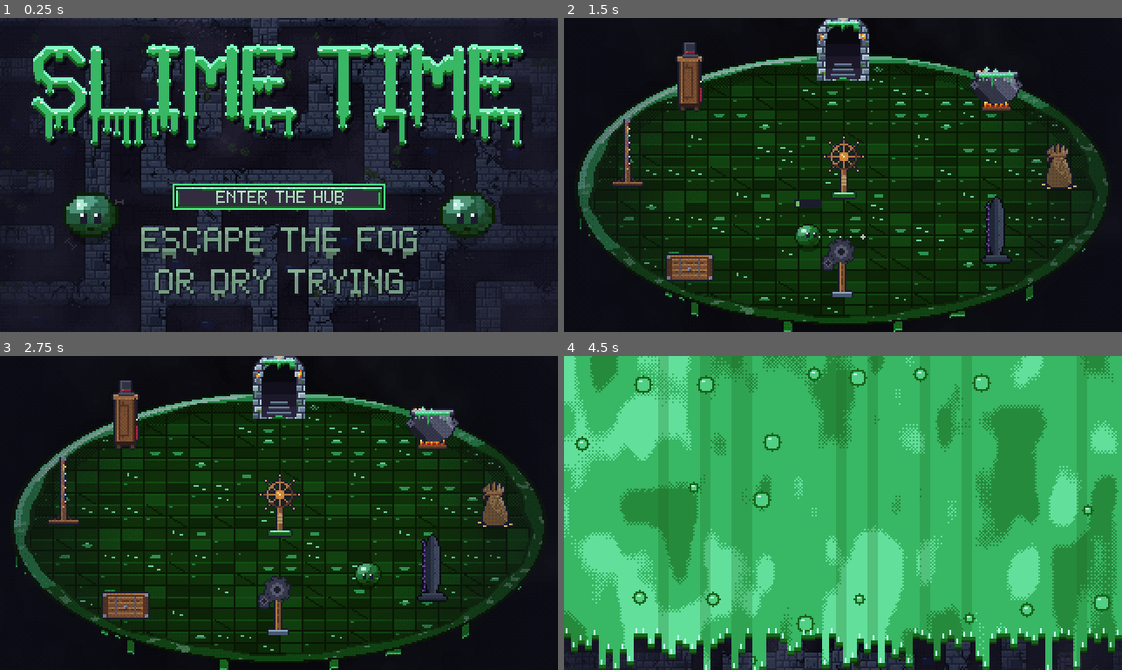
Above: before the commit, frames 1-4 (two rows, left to right).
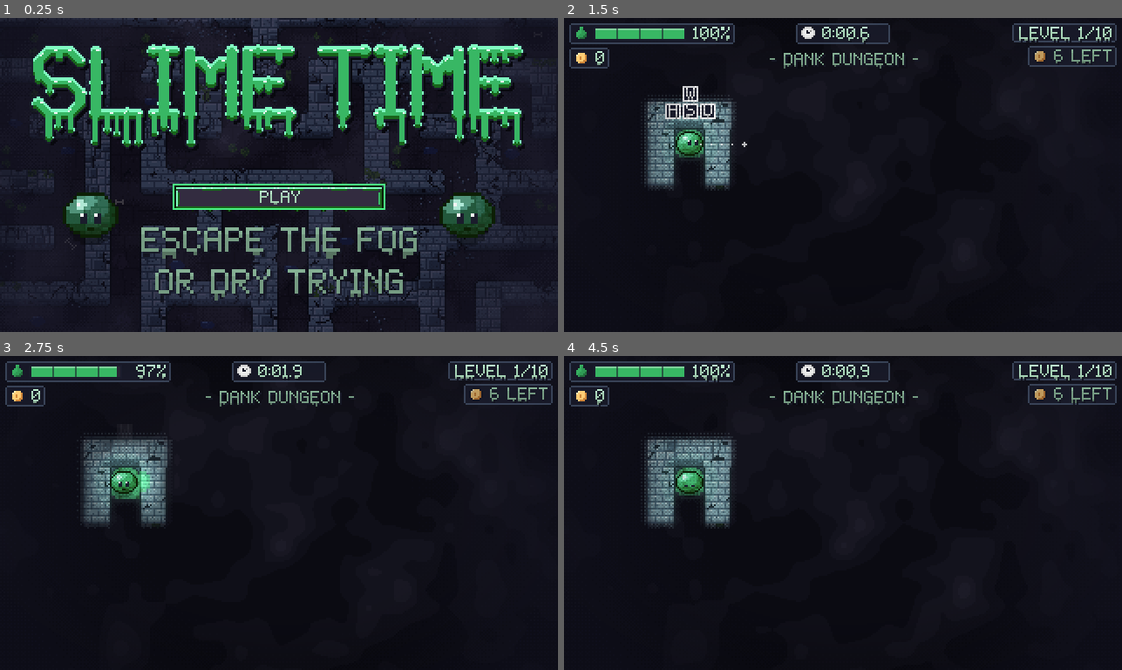
Above: after the commit, the same moments.

Repository: AveryBlue-GD/slime-time
Game: Godot game, scene res://scenes/title.tscn
The game is run twice, just before and just after one commit, with the same random seed, the same clock (stepped at 60 frames per second) and the same inputs.
Inputs (mouse positions are in pixels of both pictures, inside the frame that each line leads up to):
- Up to frame 1 (0.25 s): no input
- Up to frame 2 (1.5 s): click (843, 196) at 0.5 s, where only the run after the commit has a clickable "PLAY"; tap Enter at 1.25 s; move the mouse to (965, 159) at 1.27 s; hold D (move_right) from 1.28 s (still down); hold Space (jump) from 1.28 s (still down); click (965, 159) at 1.42 s
- Up to frame 3 (2.75 s): release D (move_right) at 2 s; release Space (jump) at 2 s; drag from (167, 528) to (251, 575) at 2.02 s
- Up to frame 4 (4.5 s): move the mouse to (898, 443) at 2.77 s; hold D (move_right) 2.78-3.5 s; hold Space (jump) 2.78-3.5 s; tap P at 2.85 s; click (843, 503) at 3.5 s, where only the run after the commit has a clickable "RESTART"; click (843, 534) at 4.25 s, where only the run before the commit has a clickable "ENTER THE HUB"

The runs differ from the first frame. In frame 1, 0.4% of the frame differs, in the area x 38-62%, y 55-60%; in frame 2, 52%; in frame 3, 52%; in frame 4, 96%, in the area x 0-100%, y 0-100%.

Commit message:
Flow phase 1A: faster retry, fresh save plays level 1, wordless L1-2 cues
Co-Authored-By: Claude Sonnet 5.5 <noreply@anthropic.com>

Diff:
--- a/scripts/game.gd
+++ b/scripts/game.gd
@@ -55,6 +55,8 @@
 const UPGRADES_SCENE := "res://scenes/upgrades.tscn"
 ## After a win, the replay / next buttons appear after this long (so a held key can't press one).
 const CHOICE_DELAY := 0.6
+## A dry-up offers its retry buttons sooner: failing should cost a moment, not a pause.
+const DRY_CHOICE_DELAY := 0.25
 ## The chalice fanfare plays about a third quieter than other sounds (-3.5 dB = 67% amplitude).
 const CHALICE_VOLUME_DB := -3.5
 ## Screen shake on a splat: lasts SHAKE_TIME, up to SHAKE_MAX px for a full-power leap.
@@ -244,6 +246,10 @@
 	restart_prompt.game = self
 	add_child(restart_prompt)
 	_put_on_hat()
+	if progress and not is_random() and not hard_mode and level <= TutorialCues.MAX_LEVEL:
+		var cues := TutorialCues.new()
+		cues.setup(self, slime, progress)
+		slime.add_child(cues)
 
 	var edge := (BORDER + EDGE_FOG) * TILE
 	camera.limit_left = -edge
@@ -959,7 +965,9 @@
 
 func _dry_up() -> void:
 	slime.play_dry_up()
-	_finish(false, "DRIED UP\nTHE MAZE WILL SHUFFLE" if is_random() else "DRIED UP", END_DELAY)
+	if progress and not is_random():
+		progress.dry_ups[level] = int(progress.dry_ups.get(level, 0)) + 1
+	_finish(false, "DRIED UP", END_DELAY)
 
 
 ## Freezes play and shows the result. When this is the running scene (not a test), records the
@@ -975,11 +983,9 @@
 	if not _is_running_scene():
 		return
 	if not did_win:
-		if progress and is_random():
-			progress.new_random_maze()
 		# The delay pauses with the game (false = not while paused), and the buttons are skipped
 		# if the player has left for the menu meanwhile.
-		await get_tree().create_timer(CHOICE_DELAY, false).timeout
+		await get_tree().create_timer(DRY_CHOICE_DELAY, false).timeout
 		if _is_running_scene() and not _leaving():
 			_offer_retry()
 		return
@@ -997,10 +1003,14 @@
 ## The buttons shown after drying up: try again, or go spend coins on upgrades first (the
 ## upgrades screen's PLAY button comes back here).
 func _offer_retry() -> void:
-	hud.show_choices([["NEW MAZE" if is_random() else "RESTART", retry], ["UPGRADES", go_to_upgrades]], 0)
-
-
-## Tries again: the same story level, or (the seed was already changed) a new random maze.
+	# RESTART has the focus: one press of SPACE / Enter / R tries the same maze again.
+	if is_random():
+		hud.show_choices([["RESTART", retry], ["NEW MAZE", play_next], ["UPGRADES", go_to_upgrades]], 0)
+	else:
+		hud.show_choices([["RESTART", retry], ["UPGRADES", go_to_upgrades]], 0)
+
+
+## Tries again: the same story level or the same random maze (a new one is the NEW MAZE button).
 func retry() -> void:
 	get_tree().reload_current_scene()
 
@@ -1071,8 +1081,10 @@
 			replay()
 		elif finished:
 			retry()  # the dry-up buttons already offer the upgrades
+		elif progress and not hard_mode and progress.coins() > 0:
+			restart_prompt.open()  # coins in hand: restart, or spend them on upgrades first
 		else:
-			restart_prompt.open()  # mid-run: restart, or spend coins on upgrades first
+			retry()  # nothing to spend (and no upgrades on hard mode): restart at once
 
 
 func _sfx(sound_name: String, volume_db := 0.0) -> void:
--- a/scripts/progress.gd
+++ b/scripts/progress.gd
@@ -7,6 +7,8 @@
 
 const MODE_STORY := "story"
 const MODE_RANDOM := "random"
+const TUTORIAL_MOVE := 1
+const TUTORIAL_LEAP := 2
 
 ## Remappable actions and their default (primary) keys. Movement also keeps the arrow keys
 ## as fixed secondary keys, so the game stays playable whatever gets remapped.
@@ -23,6 +25,10 @@
 var highest_unlocked := 1
 ## Number of story levels beaten so far (0-10). Also decides which skins are unlocked.
 var levels_cleared := 0
+## Bit set of wordless hints already used (TUTORIAL_MOVE / TUTORIAL_LEAP); saved, optional key.
+var tutorial_seen := 0
+## Dry-ups per story level since it was last cleared (not saved); drives the chalice beacon.
+var dry_ups := {}
 ## Story level the game scene loads next.
 var current_level := 1
 
@@ -179,6 +185,7 @@
 
 ## Takes everything from a save (the save file or a loaded save code).
 func _read(file: ConfigFile) -> void:
+	tutorial_seen = maxi(_int(file, "progress", "tutorial_seen", 0), 0)
 	levels_cleared = clampi(_int(file, "progress", "levels_cleared", 0), 0, Levels.COUNT)
 	highest_unlocked = clampi(_int(file, "progress", "highest_unlocked", 1), 1, Levels.COUNT)
 	current_level = clampi(_int(file, "progress", "current_level", 1), 1, highest_unlocked)
@@ -281,6 +288,7 @@
 	file.set_value("progress", "highest_unlocked", highest_unlocked)
 	file.set_value("progress", "current_level", current_level)
 	file.set_value("progress", "randoms_won", randoms_won)
+	file.set_value("progress", "tutorial_seen", tutorial_seen)
 	file.set_value("skin", "selected", selected_skin)
 	file.set_value("skin", "custom_color", custom_color)
 	file.set_value("skin", "jelly", jelly)
@@ -347,9 +355,25 @@
 	if hard_mode and not level in hard_cleared:
 		hard_cleared.append(level)
 	levels_cleared = maxi(levels_cleared, level)
+	dry_ups.erase(level)
 	highest_unlocked = maxi(highest_unlocked, mini(level + 1, Levels.COUNT))
 	current_level = level + 1 if level < Levels.COUNT else 1
 	save_progress()
+
+
+## True until the first chalice: the title goes straight into level 1 and the hub waits.
+func is_fresh_save() -> bool:
+	return levels_cleared == 0 and randoms_won == 0 and hard_cleared.is_empty()
+
+
+func has_seen_tutorial(bit: int) -> bool:
+	return tutorial_seen & bit != 0
+
+
+func mark_tutorial_seen(bit: int) -> void:
+	if not has_seen_tutorial(bit):
+		tutorial_seen |= bit
+		save_progress()
 
 
 func start_story(level: int) -> void:
--- /dev/null
+++ b/scripts/tutorial_cues.gd
@@ -0,0 +1,157 @@
+class_name TutorialCues
+extends Node2D
+
+## Wordless teaching for the first two story levels, drawn above the slime on whole pixels:
+## - a pulsing input glyph (the real keys, or a d-pad on touch screens) until the first move, and
+##   a SPACE / JUMP key once the slime has wandered a while without ever leaping; each fades on
+##   first use and never comes back (saved in Progress.tutorial_seen)
+## - a faint gold chevron pointing toward the chalice, after the slime has stood still for a
+##   while or after a dry-up on this level; it vanishes once the chalice is in view
+## Not used on hard mode or the randomizer. A child of the slime, so it follows it.
+
+const MAX_LEVEL := 2
+const IDLE_FOR_BEACON := 6.0
+const WANDER_FOR_LEAP := 48.0
+const LEAP_PAUSE := 1.0
+const FADE_SPEED := 3.0
+const KEY := 9.0
+const KEY_FILL := Color8(26, 28, 44)
+const KEY_EDGE := Color8(244, 244, 244)
+const GOLD := Color8(255, 205, 117)
+const BEACON_DISTANCE := 26.0
+
+var game: Node
+var slime: Slime
+var progress: Node
+var move_alpha := 0.0
+var leap_alpha := 0.0
+var beacon_alpha := 0.0
+var idle := 0.0
+var wandered := 0.0
+var _last := Vector2.ZERO
+var _time := 0.0
+var _moved := false
+var _leapt := false
+
+
+func setup(game_node: Node, slime_node: Slime, progress_node: Node) -> void:
+	game = game_node
+	slime = slime_node
+	progress = progress_node
+	z_index = 1
+	_moved = progress.has_seen_tutorial(Progress.TUTORIAL_MOVE)
+	_leapt = progress.has_seen_tutorial(Progress.TUTORIAL_LEAP)
+	_last = slime.position
+
+
+func _process(delta: float) -> void:
+	_time += delta
+	var moved := slime.position.distance_to(_last)
+	_last = slime.position
+	if game.finished:
+		moved = 0.0
+	if moved > 0.2:
+		idle = 0.0
+		wandered += moved
+		if not _moved:
+			_moved = true
+			progress.mark_tutorial_seen(Progress.TUTORIAL_MOVE)
+	else:
+		idle += delta
+	if not _leapt and slime.state != Slime.State.GLIDE and slime.state != Slime.State.STUNNED:
+		_leapt = true
+		progress.mark_tutorial_seen(Progress.TUTORIAL_LEAP)
+	var live: bool = not game.finished
+	move_alpha = move_toward(move_alpha, 1.0 if live and not _moved else 0.0, delta * FADE_SPEED)
+	var want_leap: bool = live and _moved and not _leapt and wandered >= WANDER_FOR_LEAP and idle >= LEAP_PAUSE
+	leap_alpha = move_toward(leap_alpha, 1.0 if want_leap else 0.0, delta * FADE_SPEED)
+	beacon_alpha = move_toward(beacon_alpha, 1.0 if live and _beacon_wanted() else 0.0, delta * FADE_SPEED * 0.5)
+	if move_alpha > 0.0 or leap_alpha > 0.0 or beacon_alpha > 0.0:
+		queue_redraw()
+
+
+func _beacon_wanted() -> bool:
+	if game.chalice.visible:
+		return false
+	return idle >= IDLE_FOR_BEACON or int(progress.dry_ups.get(game.level, 0)) > 0
+
+
+func _touch() -> bool:
+	return game.touch_controls.visible
+
+
+func _draw() -> void:
+	var bob := -1.0 if fmod(_time, 0.9) < 0.45 else 0.0  # a stepped 1 px pulse
+	if move_alpha > 0.0:
+		var top := Vector2(0, -33 + bob)
+		if _touch():
+			_draw_dpad(top + Vector2(0, 6), move_alpha)
+		else:
+			_draw_wasd(top, move_alpha)
+	if leap_alpha > 0.0:
+		var spot := Vector2(0, -23 + bob)
+		_draw_key(spot, "JUMP" if _touch() else _key_text("jump", "SPACE"), 29.0, leap_alpha)
+	if beacon_alpha > 0.0:
+		_draw_beacon(beacon_alpha * (0.7 if bob < 0.0 else 0.5))
+
+
+func _draw_wasd(top: Vector2, alpha: float) -> void:
+	var step := KEY + 1.0
+	_draw_key(top + Vector2(0, 0), _key_text("move_up", "W"), KEY, alpha)
+	_draw_key(top + Vector2(-step, step), _key_text("move_left", "A"), KEY, alpha)
+	_draw_key(top + Vector2(0, step), _key_text("move_down", "S"), KEY, alpha)
+	_draw_key(top + Vector2(step, step), _key_text("move_right", "D"), KEY, alpha)
+
+
+## A plus-shaped d-pad of four arrowheads (touch screens: the joystick takes any direction).
+func _draw_dpad(center: Vector2, alpha: float) -> void:
+	var color := Color(KEY_EDGE, alpha)
+	for dir: Vector2 in [Vector2.UP, Vector2.DOWN, Vector2.LEFT, Vector2.RIGHT]:
+		_draw_arrow((center + dir * 7.0).round(), dir, color)
+	draw_rect(Rect2(center.round() - Vector2.ONE, Vector2(3, 3)), color)
+
+
+func _draw_arrow(tip_center: Vector2, dir: Vector2, color: Color) -> void:
+	var side := Vector2(dir.y, dir.x).abs()  # perpendicular, kept positive
+	for i in 3:  # three rows, widest at the base
+		var back := tip_center - dir * float(2 - i)
+		var half := float(i)
+		draw_rect(Rect2((back - side * half).round(), Vector2.ONE + side * (half * 2.0)), color)
+
+
+func _draw_key(center_top: Vector2, text: String, width: float, alpha: float) -> void:
+	var rect := Rect2((center_top - Vector2(floorf(width / 2.0), 0.0)).round(), Vector2(width, KEY))
+	draw_rect(rect, Color(KEY_EDGE, alpha))
+	draw_rect(rect.grow(-1.0), Color(KEY_FILL, alpha))
+	var center := rect.position + rect.size / 2.0
+	match text:
+		"UP", "DOWN", "LEFT", "RIGHT":
+			var dir := {"UP": Vector2.UP, "DOWN": Vector2.DOWN, "LEFT": Vector2.LEFT, "RIGHT": Vector2.RIGHT}[text] as Vector2
+			_draw_arrow(center.floor() + dir, dir, Color(KEY_EDGE, alpha))
+		_:
+			var font := ThemeDB.fallback_font
+			draw_string(font, Vector2(rect.position.x, rect.position.y + 7.0), text, HORIZONTAL_ALIGNMENT_CENTER, width, 8, Color(KEY_EDGE, alpha))
+
+
+## The label of the key bound to an action ("W", "SPACE", "UP"...), or the default.
+func _key_text(action: String, fallback: String) -> String:
+	for event in InputMap.action_get_events(action):
+		if event is InputEventKey:
+			var code: Key = event.physical_keycode if event.physical_keycode != KEY_NONE else event.keycode
+			var label := OS.get_keycode_string(code).to_upper()
+			return label if label != "" else fallback
+	return fallback
+
+
+## A small gold chevron on the straight line toward the chalice (not along the path).
+func _draw_beacon(alpha: float) -> void:
+	var dir: Vector2 = (game.chalice.position - slime.position).normalized()
+	if dir == Vector2.ZERO:
+		return
+	var perp := Vector2(-dir.y, dir.x)
+	var center := dir * BEACON_DISTANCE
+	var tip := (center + dir * 3.0).round()
+	var left := (center - dir * 2.0 + perp * 3.0).round()
+	var right := (center - dir * 2.0 - perp * 3.0).round()
+	draw_colored_polygon(PackedVector2Array([tip, right, left]), Color(GOLD, alpha))
+	draw_rect(Rect2((center - dir * 6.0).round(), Vector2.ONE), Color(GOLD, alpha * 0.8))
--- a/scripts/ui/title.gd
+++ b/scripts/ui/title.gd
@@ -32,7 +32,9 @@
 			add_child(hat)
 			hat.setup(Progress.selected_hat, preview)
 
-	enter_button = UIKit.make_button("ENTER THE HUB", _enter, Vector2(120, 13))
+	# A fresh save plays level 1 right away; the hub opens up once the first chalice is won.
+	var fresh: bool = Progress.is_fresh_save()
+	enter_button = UIKit.make_button("PLAY" if fresh else "ENTER THE HUB", _play if fresh else _enter, Vector2(120, 13))
 	enter_button.position = Vector2(100, 96)
 	add_child(enter_button)
 	enter_button.grab_focus()
@@ -48,3 +50,9 @@
 
 func _enter() -> void:
 	UIKit.go(get_tree(), UIKit.HUB_SCENE)
+
+
+## First launch: straight into level 1.
+func _play() -> void:
+	Progress.start_story(1)
+	UIKit.go(get_tree(), UIKit.GAME_SCENE)
--- /dev/null
+++ b/tests/demo_cues.gd
@@ -0,0 +1,25 @@
+extends Node
+
+## Screenshot scenario: level 1's wordless teaching. Frame 30 shows the input glyph; with
+## `--beacon` the slime has idled (and dried up once), so the chalice beacon shows too.
+## ./tools/screenshot.sh --frames 120 --scene res://tests/demo_cues.tscn [--beacon]
+
+var game: Node2D
+var frame := 0
+
+
+func _ready() -> void:
+	var progress := get_node("/root/Progress")
+	progress.saving_enabled = false
+	progress.tutorial_seen = 0
+	game = preload("res://scenes/main.tscn").instantiate()
+	game.level = 1
+	get_tree().root.add_child.call_deferred(game)
+
+
+func _physics_process(_delta: float) -> void:
+	frame += 1
+	if frame == 3:
+		get_tree().current_scene = game
+	elif frame == 20 and "--beacon" in OS.get_cmdline_user_args():
+		get_node("/root/Progress").dry_ups[1] = 1
--- /dev/null
+++ b/tests/demo_cues.tscn
@@ -0,0 +1,6 @@
+[gd_scene load_steps=2 format=3]
+
+[ext_resource type="Script" path="res://tests/demo_cues.gd" id="1_script"]
+
+[node name="DemoCues" type="Node"]
+script = ExtResource("1_script")
--- a/tests/test_feedback.gd
+++ b/tests/test_feedback.gd
@@ -20,8 +20,16 @@
 	progress.dev_tools = false
 	progress.levels_cleared = 2
 
-	# --- R mid-run: a prompt, not an instant restart
+	# --- R mid-run with no coins to spend restarts at once; with coins it asks first
 	var game := await _play(1)
+	_press("restart")
+	await _frames(40)
+	_check(current_scene != null and (not is_instance_valid(game) or game.is_queued_for_deletion() or current_scene != game) and not paused, "R mid-run with no coins restarts at once")
+	if current_scene != null and current_scene != game:
+		current_scene.free()
+	current_scene = null
+	progress.coins_found = {1: ["0,0"]}
+	game = await _play(1)
 	_press("restart")
 	await _frames(3)
 	_check(game.restart_prompt.visible and paused and current_scene == game, "R mid-run opens RESTART / UPGRADES / CANCEL and pauses")
--- /dev/null
+++ b/tests/test_flow.gd
@@ -0,0 +1,131 @@
+extends SceneTree
+
+## Flow round: a fresh save's title plays level 1 (PLAY), existing saves keep ENTER THE HUB; a
+## dry-up retries quickly and keeps the same randomizer maze; levels 1-2 teach wordlessly (input
+## glyph until the first move, SPACE key after wandering without a leap, a chalice beacon after
+## idling or a dry-up), each remembered in the save.
+## Run: ./tools/godot.sh --path . --headless --fixed-fps 60 --quit-after 30000 -s res://tests/test_flow.gd
+
+const MAIN := preload("res://scenes/main.tscn")
+
+var failures := 0
+var progress: Node
+
+
+func _initialize() -> void:
+	await process_frame
+	progress = root.get_node("Progress")
+	progress.saving_enabled = false
+	progress.dev_tools = false
+
+	# --- Title: fresh save -> PLAY -> level 1; existing save -> ENTER THE HUB
+	progress.levels_cleared = 0
+	progress.tutorial_seen = 0
+	_check(progress.is_fresh_save(), "a save with nothing cleared is fresh")
+	var title: Control = load("res://scenes/title.tscn").instantiate()
+	root.add_child(title)
+	await _frames(2)
+	_check(title.enter_button.text == "PLAY", "a fresh save's title button says PLAY")
+	title.enter_button.pressed.emit()
+	await _frames(90)
+	_check(current_scene != null and current_scene.scene_file_path == "res://scenes/main.tscn" and current_scene.level == 1,
+		"PLAY goes straight into level 1")
+	if current_scene:
+		current_scene.free()
+	current_scene = null
+	title.free()
+	progress.levels_cleared = 1
+	_check(not progress.is_fresh_save(), "one cleared level ends the fresh state")
+	title = load("res://scenes/title.tscn").instantiate()
+	root.add_child(title)
+	await _frames(2)
+	_check(title.enter_button.text == "ENTER THE HUB", "an existing save keeps ENTER THE HUB")
+	title.free()
+
+	# --- Dry-up: quick buttons, same maze in the randomizer
+	progress.start_random()
+	progress.random_seed = 4321
+	var game: Node2D = MAIN.instantiate()
+	root.add_child(game)
+	current_scene = game
+	await physics_frame
+	_check(game.DRY_CHOICE_DELAY <= 0.3 and game.DRY_CHOICE_DELAY < game.CHOICE_DELAY, "dry-up buttons come up fast")
+	game._dry_up()
+	await _frames(40)
+	var texts: Array = game.hud.choice_buttons.map(func(b: Button) -> String: return b.text)
+	_check(texts == ["RESTART", "NEW MAZE", "UPGRADES"], "a random dry-up offers RESTART first, then NEW MAZE and UPGRADES")
+	_check(progress.random_seed == 4321 and game.hud.message.text == "DRIED UP", "...and keeps the same maze")
+	current_scene = null
+	game.free()
+
+	# --- Wordless teaching on level 1
+	progress.tutorial_seen = 0
+	progress.dry_ups = {}
+	progress.start_story(1)
+	game = MAIN.instantiate()
+	game.level = 1
+	root.add_child(game)
+	await physics_frame
+	var cues: TutorialCues = game.slime.get_node_or_null("TutorialCues") if game.slime.has_node("TutorialCues") else null
+	if cues == null:
+		for child in game.slime.get_children():
+			if child is TutorialCues:
+				cues = child
+	_check(cues != null, "level 1 has the teaching cues")
+	await _frames(30)
+	_check(cues.move_alpha > 0.3 and cues.beacon_alpha == 0.0, "an input glyph shows at the start, no beacon yet")
+	cues.idle = TutorialCues.IDLE_FOR_BEACON + 1.0
+	await _frames(40)
+	_check(cues.beacon_alpha > 0.0, "idling long enough shows the chalice beacon")
+	game.slime.position += Vector2(8, 0)
+	await _frames(5)
+	_check(cues.idle < 1.0, "moving resets the idle timer")
+	await _frames(40)
+	_check(cues.move_alpha == 0.0 and progress.has_seen_tutorial(Progress.TUTORIAL_MOVE), "the glyph fades on the first move and is remembered")
+	cues.wandered = 100.0
+	cues.idle = 2.0
+	await _frames(30)
+	_check(cues.leap_alpha > 0.3, "after wandering without leaping, the SPACE key shows")
+	game.slime.state = Slime.State.CHARGING
+	await _frames(3)
+	game.slime.state = Slime.State.GLIDE
+	await _frames(40)
+	_check(cues.leap_alpha == 0.0 and progress.has_seen_tutorial(Progress.TUTORIAL_LEAP), "charging a leap fades it for good")
+	# a dry-up on the level brings the beacon back without waiting
+	cues.idle = 0.0
+	progress.dry_ups[1] = 1
+	await _frames(40)
+	_check(cues.beacon_alpha > 0.0, "a dry-up on the level shows the beacon")
+	game.chalice.visible = true
+	await _frames(80)
+	_check(cues.beacon_alpha == 0.0, "the beacon is gone once the chalice is in view")
+	cues.queue_redraw()
+	await _frames(2)
+	current_scene = null
+	game.free()
+
+	# --- No cues past level 2, on hard mode, or in the randomizer
+	progress.start_story(3)
+	game = MAIN.instantiate()
+	game.level = 3
+	root.add_child(game)
+	await physics_frame
+	var has_cues := false
+	for child in game.slime.get_children():
+		has_cues = has_cues or child is TutorialCues
+	_check(not has_cues, "level 3 has no teaching cues")
+	game.free()
+
+	print("RESULT: %s" % ("PASS" if failures == 0 else "FAIL (%d)" % failures))
+	quit(1 if failures else 0)
+
+
+func _frames(count: int) -> void:
+	for i in count:
+		await physics_frame
+
+
+func _check(ok: bool, label: String) -> void:
+	print(("  ok   " if ok else "  FAIL ") + label)
+	if not ok:
+		failures += 1
--- a/tests/test_hub.gd
+++ b/tests/test_hub.gd
@@ -23,7 +23,7 @@
 	progress.saving_enabled = false
 	HubScript = load("res://scripts/hub.gd")
 	hub_scene = load("res://scenes/hub.tscn")
-	progress.levels_cleared = 0
+	progress.levels_cleared = 1  # an existing save (a fresh one plays level 1; see test_flow)
 
 	# --- The title screen leads into the hub
 	var title: Control = load("res://scenes/title.tscn").instantiate()
--- a/tests/test_rainbow.gd
+++ b/tests/test_rainbow.gd
@@ -54,7 +54,7 @@
 	progress.hard_cleared.clear()
 	await _stop_running(game)
 
-	# --- Drying up in the randomizer shuffles the maze.
+	# --- Drying up in the randomizer retries the same maze.
 	game = await _spawn_running(777)
 	game.slime_remaining = 0.2
 	var open_right: bool = Vector2i.RIGHT in MazeGenerator.open_neighbors(game.maze, game.maze.start)
@@ -62,8 +62,8 @@
 	Input.action_press(action)
 	await _frames(30)
 	Input.action_release(action)
-	_check(game.finished and progress.random_seed != 777, "drying up in the randomizer shuffles to a new maze")
-	_check("SHUFFLE" in game.hud.message.text, "the dry-up message says the maze will shuffle")
+	_check(game.finished and progress.random_seed == 777, "drying up in the randomizer keeps the same maze")
+	_check("SHUFFLE" not in game.hud.message.text, "the dry-up message no longer promises a shuffle")
 	_check(progress.randoms_won == 0, "a dry-up doesn't count as a win")
 	await _stop_running(game)
 
Not shown, added: scripts/tutorial_cues.gd.uid
Not shown, added: tests/demo_cues.gd.uid
Not shown, added: tests/test_flow.gd.uid
Not shown, changed: docs/handoff.md
